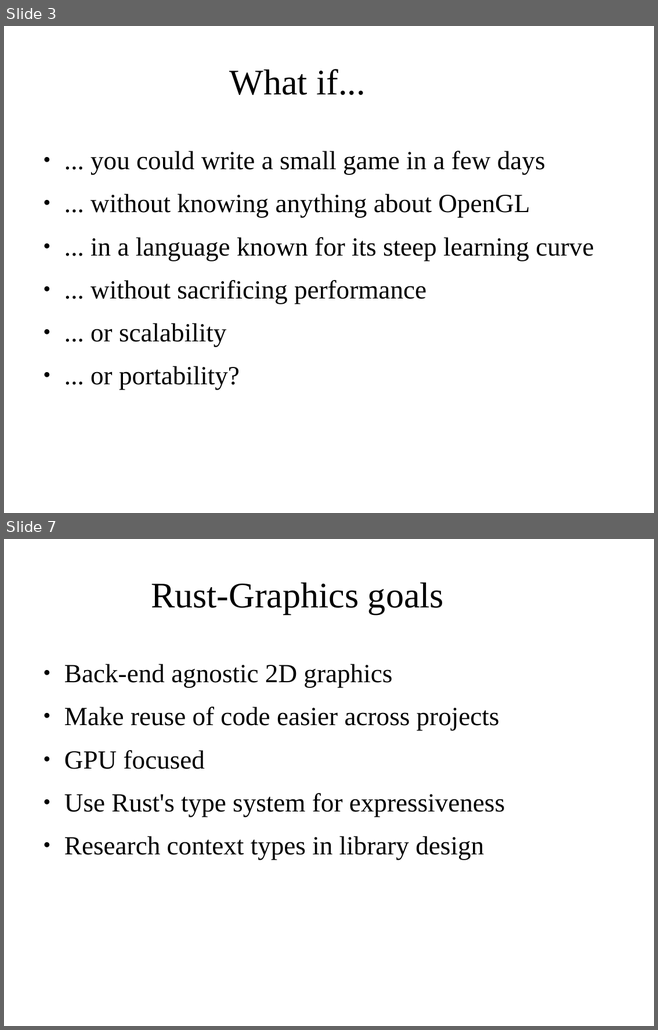
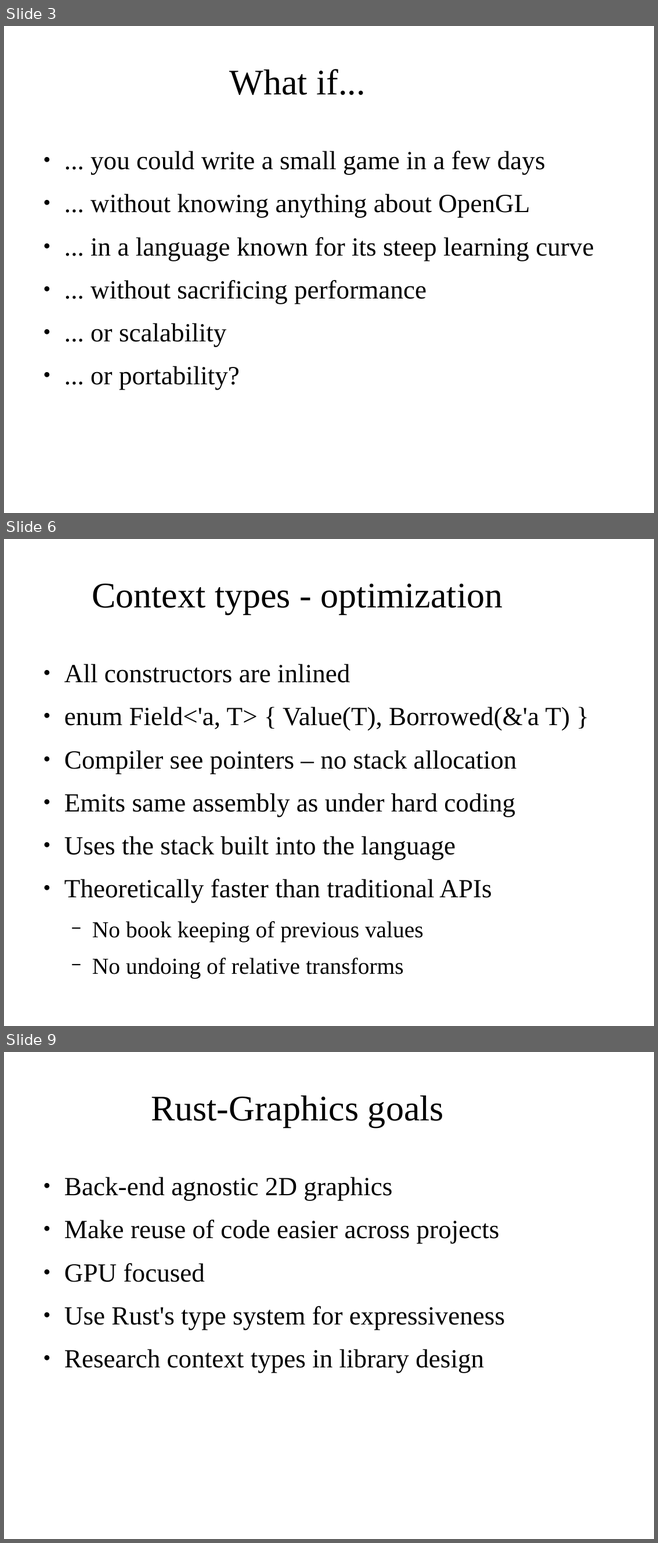
Before and after one commit to PistonDevelopers/piston, a slide deck: learning materials/impl Game for App.odp. Shown one above the other, each under a label of ours: slides 3 and 7 before the commit, slides 3, 6 and 9 after it; the slides between them are not shown. The pictures are 658x1030 and 658x1543 pixels, drawn with LibreOffice and Linux fonts; fonts in the diff are those of the drawing; background and template pictures are left out. Boxes give left, top, right and bottom in pixels: in the first picture for what was removed or moved away, otherwise in the second. Text is boxed around its words. In the diff, an @@ line names an element or a change of style, - is before the commit and + after.

```diff
--- a/learning materials/impl Game for App.odp
+++ b/learning materials/impl Game for App.odp
@@ slide 6 added at bbox=[4, 539, 654, 1026], background picture (left out) @@
@@ title added at bbox=[92, 584, 502, 614], 44 pt, text #000000 @@
+Context types - optimization
@@ text added at bbox=[64, 664, 570, 979], 32 pt, text #000000 @@
+● All constructors are inlined
+● enum Field<'a, T> { Value(T), Borrowed(&'a T) }
+● Compiler see pointers – no stack allocation
+● Emits same assembly as under hard coding
+● Uses the stack built into the language
+● Theoretically faster than traditional APIs
+  − No book keeping of previous values
+  − No undoing of relative transforms
@@ what was slide 7 is now slide 9 @@
```
Also in this commit, not shown: 4 slides changed, 1 other slide added.
